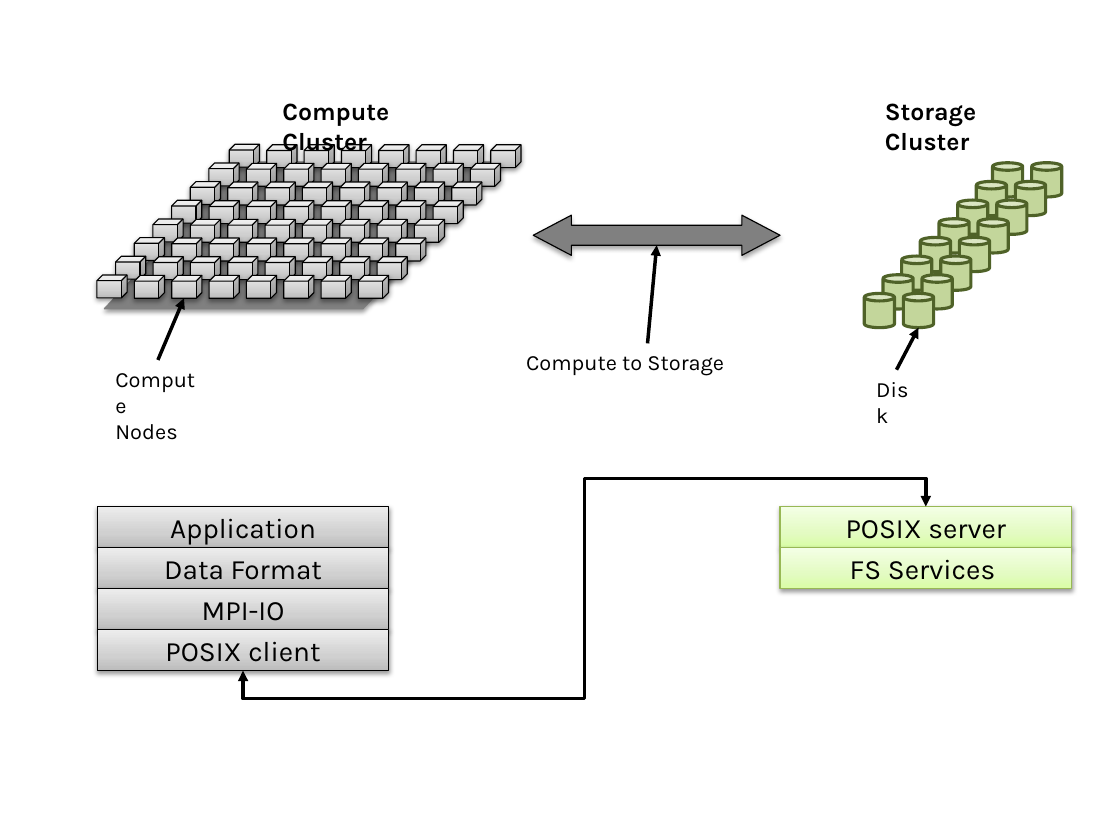
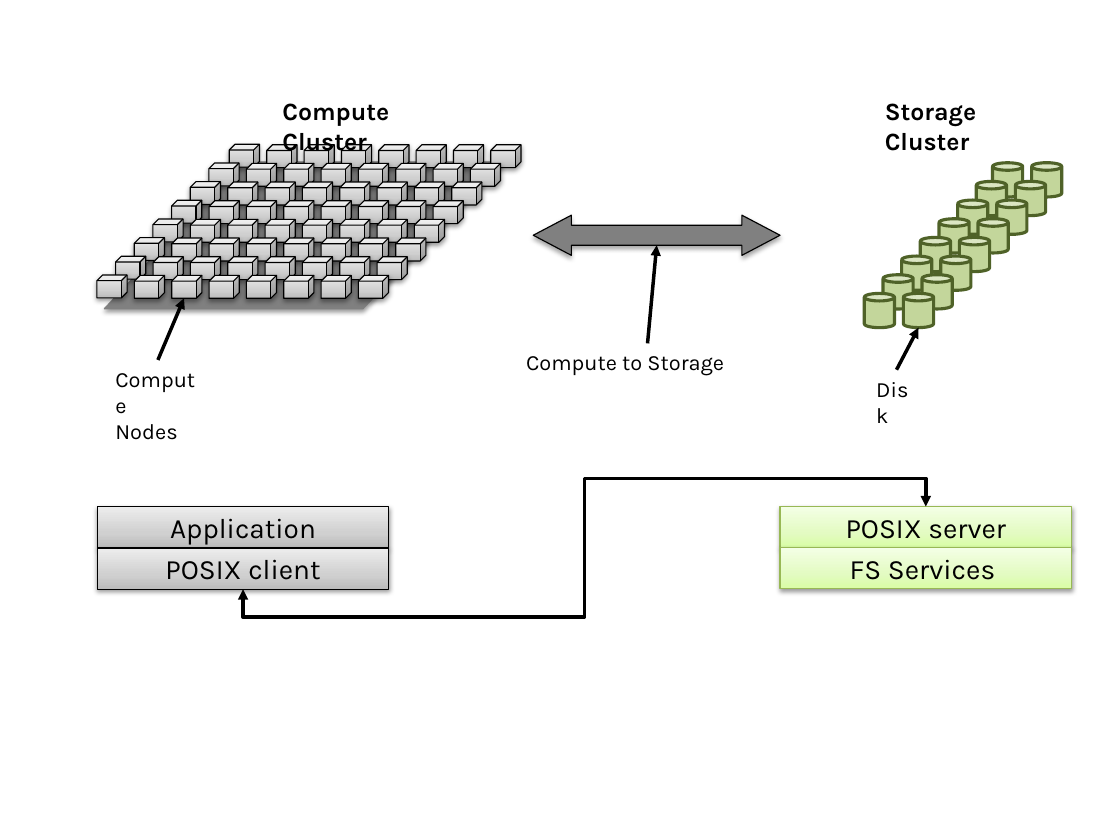
Before and after one commit to ivotron/ivotron.github.io, a slide deck: slide 1 of images/diagrams/2013-10-22-exascale.pptx (slide 2 before the commit). Drawn at 1120x840 pixels with LibreOffice and Linux fonts; fonts in the diff are those of the drawing. Boxes give left, top, right and bottom in pixels: in the first picture for what was removed or moved away, otherwise in the second. Text is boxed around its words. In the diff, an @@ line names an element or a change of style, - is before the commit and + after.

```diff
--- a/images/diagrams/2013-10-22-exascale.pptx
+++ b/images/diagrams/2013-10-22-exascale.pptx
@@ elbow double arrow moved from (926, 506) - (243, 671) to (926, 506) - (243, 589) @@
@@ rectangle "POSIX client": place and size @@
-rectangle "POSIX client" at [97, 629, 389, 671]
+rectangle "POSIX client" at [97, 548, 389, 589]
@@ rectangle removed at [97, 548, 389, 589] @@
-Data Format
@@ rectangle removed at [97, 588, 389, 629] @@
-MPI-IO
```
Also in this commit, not shown: 11 other slides changed, 16 slides added, 29 other files.
